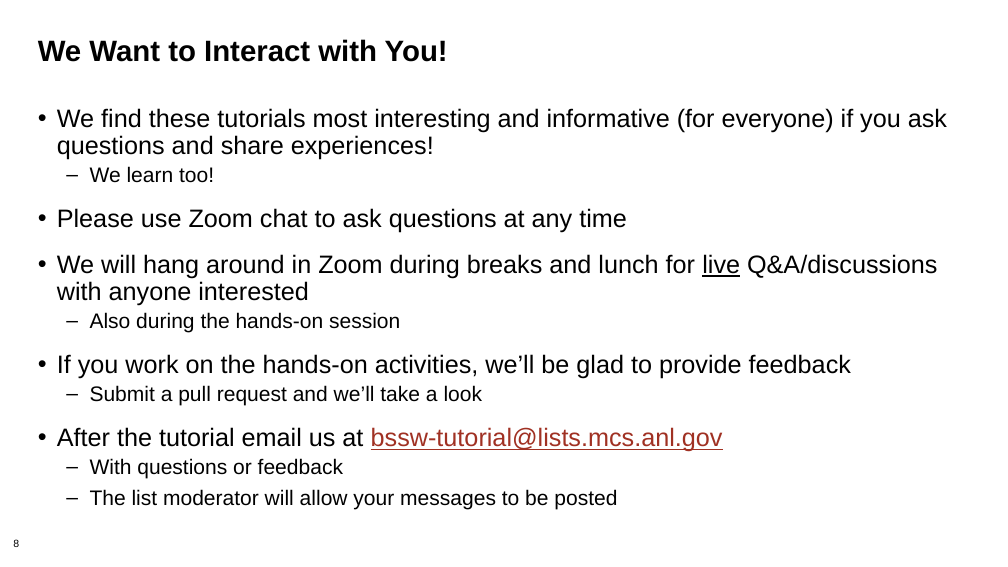
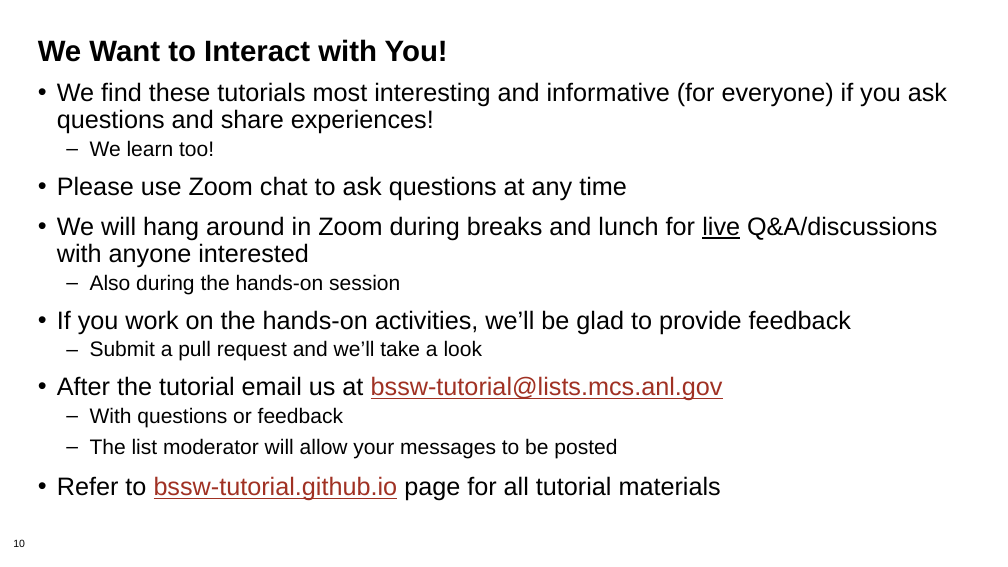
Before and after one commit to bssw-tutorial/presentations, a slide deck: slide 10 of intro.pptx (slide 8 before the commit). Drawn at 1008x567 pixels with LibreOffice and Linux fonts; fonts in the diff are those of the drawing; background and template pictures are left out. Boxes give left, top, right and bottom in pixels: in the first picture for what was removed or moved away, otherwise in the second. Text is boxed around its words. In the diff, an @@ line names an element or a change of style, - is before the commit and + after.

```diff
--- a/intro.pptx
+++ b/intro.pptx
@@ text "We find these tutorials most ..." moved from (x1=57, y1=108, x2=947, y2=509) to (x1=57, y1=82, x2=947, y2=501) @@
@@ text at (x1=57, y1=176, x2=937, y2=401): less space between paragraphs @@
@@ text at (x1=57, y1=476, x2=721, y2=501): paragraph added @@
+• Refer to bssw-tutorial.github.io page for all tutorial materials
@@ page number at (x1=13, y1=539, x2=25, y2=547): text changed @@
-8
+10
```
Also in this commit, not shown: 2 other slides changed, 1 slide added.
